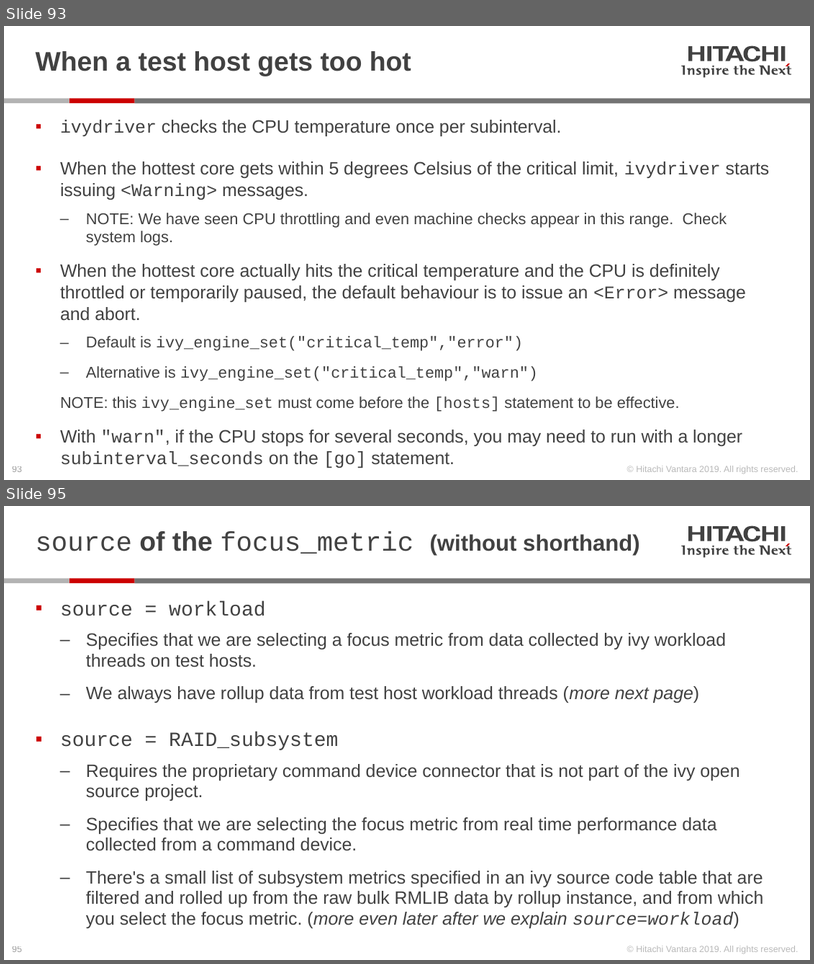
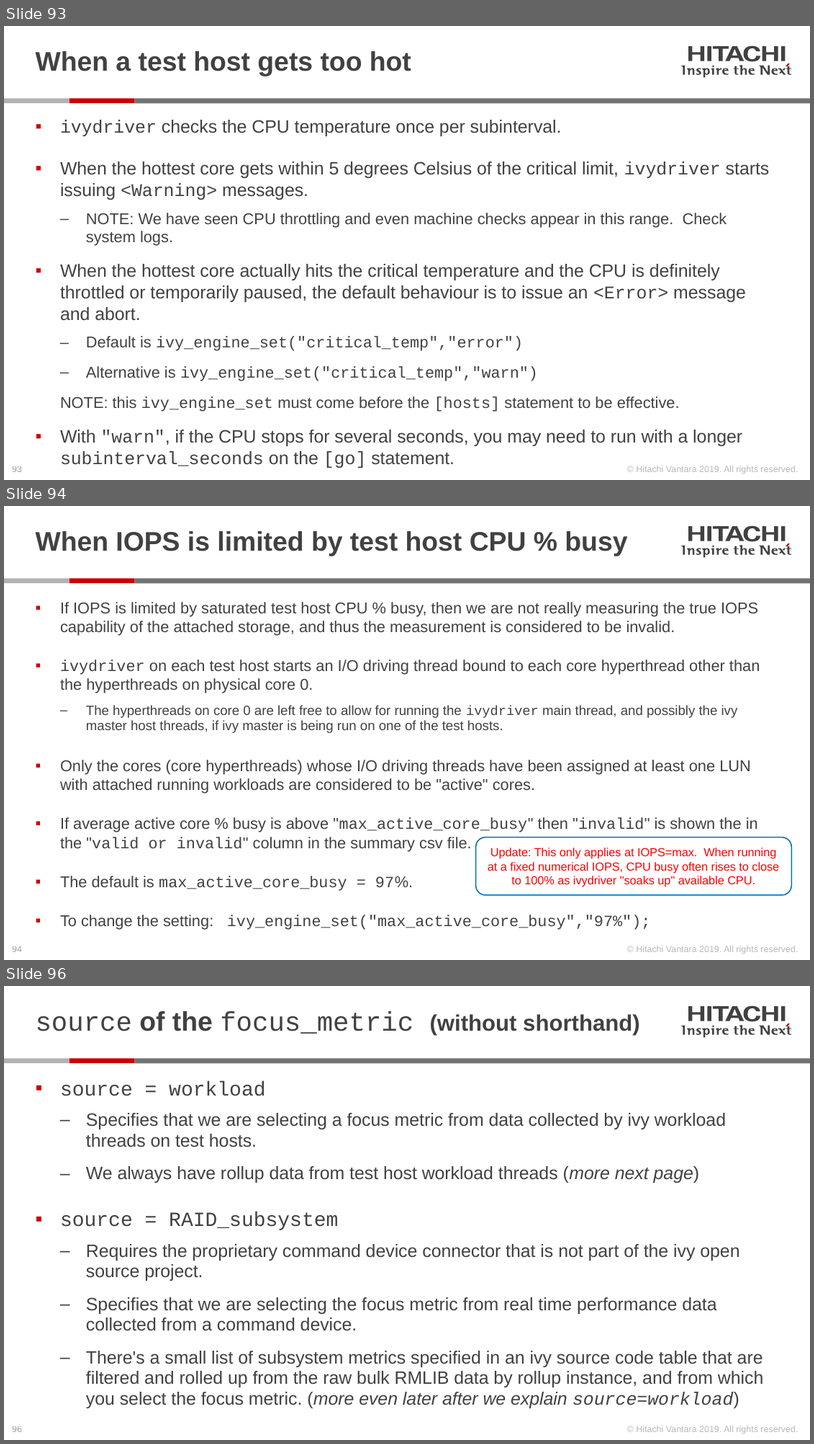
Before and after one commit to Hitachi-Data-Systems/ivy, a slide deck: doc/Programming the ivy engine.pptx. Shown one above the other, each under a label of ours: slides 93 and 95 before the commit, slides 93, 94 and 96 after it; the slides between them are not shown. The pictures are 814x964 and 814x1444 pixels, drawn with LibreOffice and Linux fonts; fonts in the diff are those of the drawing. Boxes give left, top, right and bottom in pixels: in the first picture for what was removed or moved away, otherwise in the second. Text is boxed around its words. In the diff, an @@ line names an element or a change of style, - is before the commit and + after.

Commit message:
only invalidate on saturated CPU when IOPS=max

```diff
--- a/doc/Programming the ivy engine.pptx
+++ b/doc/Programming the ivy engine.pptx
@@ slide 94 added at (4, 506, 810, 960), background #FFFFFF; not listed: 28 template elements that a slide beside it also shows @@
@@ title added at (36, 531, 628, 556), 24 pt, text #414141, bold @@
+When IOPS is limited by test host CPU % busy
@@ text added at (60, 602, 760, 929), 14 pt, text #414141 @@
+▪ If IOPS is limited by saturated test host CPU % busy, then we are not really measuring the true IOPS capability of the attached storage, and thus the measurement is considered to be invalid.
+▪ ivydriver on each test host starts an I/O driving thread bound to each core hyperthread other than the hyperthreads on physical core 0.
+  ‒ The hyperthreads on core 0 are left free to allow for running the ivydriver main thread, and possibly the ivy master host threads, if ivy master is being run on one of the test hosts.
+▪ Only the cores (core hyperthreads) whose I/O driving threads have been assigned at least one LUN with attached running workloads are considered to be "active" cores.
+▪ If average active core % busy is above "max_active_core_busy" then "invalid" is shown the in the "valid or invalid" column in the summary csv file.
+▪ The default is max_active_core_busy = 97%.
+▪ To change the setting: ivy_engine_set("max_active_core_busy","97%");
@@ rounded rectangle added at (476, 836, 792, 895), outline #0070C0 1 pt, 10.5 pt, text #FF0000 @@
+Update: This only applies at IOPS=max. When running at a fixed numerical IOPS, CPU busy often rises to close to 100% as ivydriver "soaks up" available CPU.
@@ what was slide 95 is now slide 96 @@
```
Also in this commit, not shown: 1 slide changed, 6 other files.
